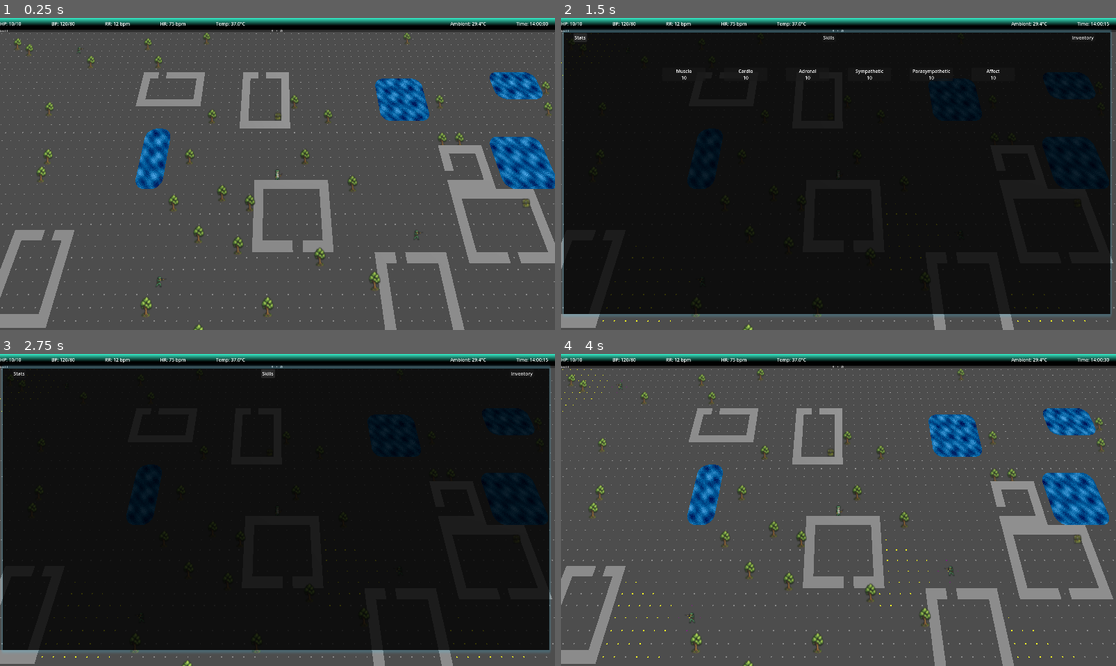
Above: before the commit, frames 1-4 (two rows, left to right).
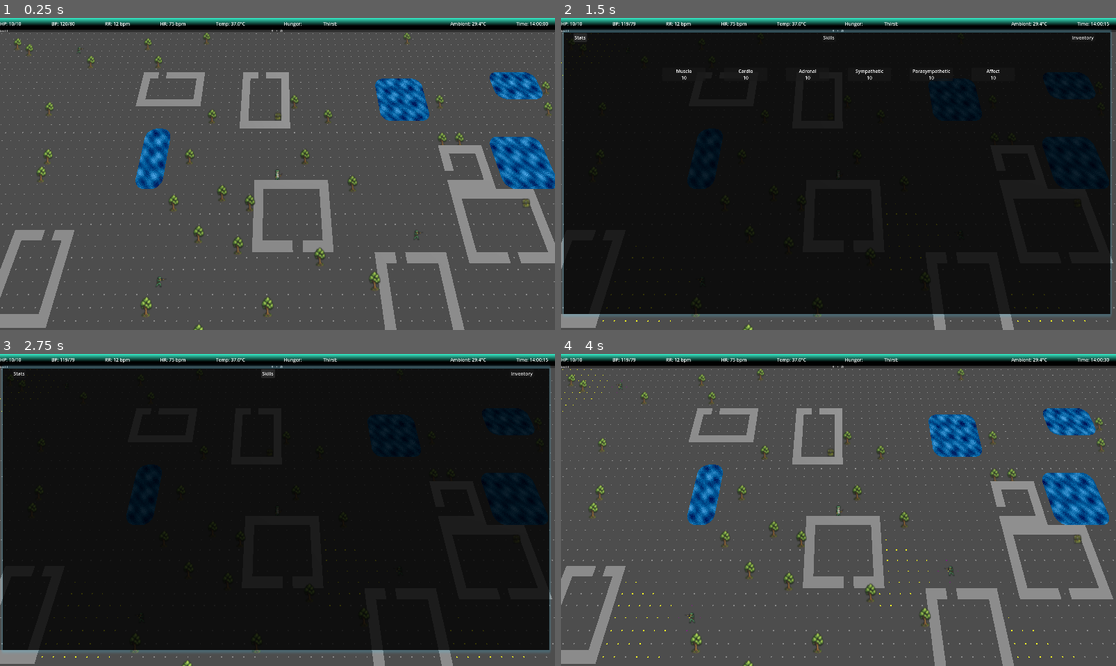
Above: after the commit, the same moments.

Repository: Bigfeta1/ASCIIRogueLike
Game: Godot game, scene res://scenes/main/main_scene.tscn
The game is run twice, just before and just after one commit, with the same random seed, the same clock (stepped at 60 frames per second) and the same inputs.
Inputs (mouse positions are in pixels of both pictures, inside the frame that each line leads up to):
- Up to frame 1 (0.25 s): no input
- Up to frame 2 (1.5 s): tap Enter at 0.5 s; move the mouse to (960, 158) at 0.52 s; hold D 0.53-1.25 s; tap Tab at 0.6 s; click (960, 158) at 0.67 s; tap Space at 0.77 s; click "Stats" at 1.25 s
- Up to frame 3 (2.75 s): click "Skills" at 2 s
- Up to frame 4 (4 s): click "Inventory" at 2.75 s; tap Space at 3.5, 3.77 s; move the mouse to (727, 525) at 3.52 s; hold S from 3.53 s (still down); tap I at 3.6 s

The runs differ from the first frame. In frame 1, less than 0.1% of the frame differs, in the area x 51-61%, y 1-3%; in frame 2, less than 0.1%, in the area x 11-61%, y 1-3%; in frame 3, less than 0.1%; in frame 4, less than 0.1%.

Commit message:
kidneys and heart

Diff:
--- a/scenes/character/character.gd
+++ b/scenes/character/character.gd
@@ -1,4 +1,9 @@
 extends Node3D
+
+const RenalScript := preload("res://scenes/character/character_renal.gd")
+const OrganRegistryScript := preload("res://scenes/character/character_organ_registry.gd")
+const HypothalamusScript := preload("res://scenes/character/character_hypothalamus.gd")
+const CardiovascularScript := preload("res://scenes/character/character_cardiovascular.gd")
 
 enum ActionState { MOVEMENT, LOOK, MENU, INTERACTION }
 enum CharacterType { SURGEON, ENEMY, STRUCTURE }
@@ -44,6 +49,11 @@
 @onready var look_cursor: Node = get_node("LookCursor")
 @onready var interact_cursor: Node = get_node("InteractCursor")
 
+var renal: Node = null
+var organs: Node = null
+var hypothalamus: Node = null
+var cardiovascular: Node = null
+
 
 func _ready() -> void:
 	var scene: Node = get_parent()
@@ -62,6 +72,27 @@
 
 	if character_type == CharacterType.STRUCTURE:
 		return
+
+	organs = OrganRegistryScript.new()
+	organs.name = "CharacterOrganRegistry"
+	add_child(organs)
+
+	renal = RenalScript.new()
+	renal.name = "CharacterRenal"
+	add_child(renal)
+	organs.renal = renal
+
+	hypothalamus = HypothalamusScript.new()
+	hypothalamus.name = "CharacterHypothalamus"
+	add_child(hypothalamus)
+	organs.hypothalamus = hypothalamus
+	hypothalamus.setup(organs)
+
+	cardiovascular = CardiovascularScript.new()
+	cardiovascular.name = "CharacterCardiovascular"
+	add_child(cardiovascular)
+	organs.cardiovascular = cardiovascular
+	cardiovascular.setup(organs, vitals)
 
 	sound.setup(grid_map)
 	interact_cursor.setup(grid_map)
--- /dev/null
+++ b/scenes/character/character_cardiovascular.gd
@@ -0,0 +1,70 @@
+extends Node
+
+# Cardiovascular system — vascular component.
+# Calculates BP and HR from plasma volume via Frank-Starling and baroreceptor reflex.
+# Writes results into CharacterVitals for HUD display.
+# Renal node reads MAP to modulate RPF.
+
+# Baseline reference values (at normal plasma volume of 3750 mL)
+const BASELINE_PLASMA_ML: float = 3750.0
+const BASELINE_SV_ML: float = 99.0        # mL — gives CO=7.425 L/min at HR=75, MAP=93 at SVR=1000
+const BASELINE_HR: float = 75.0           # bpm
+const BASELINE_SVR: float = 1000.0        # dyn·s·cm⁻⁵ — mid-normal range
+const BASELINE_MAP: float = 93.0          # mmHg — (120 + 2×80) / 3
+
+# Live values
+var stroke_volume: float = 99.0           # mL
+var heart_rate: float = 75.0              # bpm
+var cardiac_output: float = 7.425         # L/min
+var systemic_vascular_resistance: float = 1000.0
+var mean_arterial_pressure: float = 93.0  # mmHg
+var bp_systolic: float = 120.0            # mmHg
+var bp_diastolic: float = 80.0            # mmHg
+var pulse_pressure: float = 40.0          # mmHg
+
+var _organs: Node = null
+var _vitals: Node = null
+
+
+func setup(organ_registry: Node, vitals: Node) -> void:
+	_organs = organ_registry
+	_vitals = vitals
+
+
+func tick() -> void:
+	if _organs == null or _organs.renal == null:
+		return
+	var plasma: float = _organs.renal.plasma_fluid
+
+	# Frank-Starling: stroke volume scales with plasma volume.
+	# Linear relationship — at 0 plasma, SV = 0; at baseline, SV = 70 mL.
+	stroke_volume = BASELINE_SV_ML * (plasma / BASELINE_PLASMA_ML)
+
+	# Baroreceptor reflex: compensatory tachycardia as plasma falls.
+	# HR rises inversely with plasma volume, capped at 180 bpm.
+	var plasma_ratio := plasma / BASELINE_PLASMA_ML
+	heart_rate = clampf(BASELINE_HR / plasma_ratio, BASELINE_HR, 180.0)
+
+	# Cardiac output (L/min)
+	cardiac_output = (heart_rate * stroke_volume) / 1000.0
+
+	# SVR rises with dehydration (sympathetic vasoconstriction).
+	# Partially compensates for falling CO to maintain MAP.
+	systemic_vascular_resistance = BASELINE_SVR / plasma_ratio
+
+	# MAP = CO × SVR / 80 (unit conversion factor)
+	mean_arterial_pressure = cardiac_output * systemic_vascular_resistance / 80.0
+
+	# Derive systolic and diastolic from MAP and pulse pressure.
+	# Pulse pressure narrows with hypovolemia (less SV).
+	pulse_pressure = 40.0 * (stroke_volume / BASELINE_SV_ML)
+	# MAP = DBP + 1/3 PP  →  DBP = MAP - PP/3
+	bp_diastolic = mean_arterial_pressure - (pulse_pressure / 3.0)
+	bp_systolic = bp_diastolic + pulse_pressure
+
+	# Write into vitals for HUD display.
+	if _vitals != null:
+		_vitals.bp_systolic = roundi(bp_systolic)
+		_vitals.bp_diastolic = roundi(bp_diastolic)
+		_vitals.hr = roundi(heart_rate)
+		_vitals._refresh_ui()
--- /dev/null
+++ b/scenes/character/character_hypothalamus.gd
@@ -0,0 +1,75 @@
+extends Node
+
+# Hypothalamus — senses plasma osmolality and substrate levels.
+# Emits signals that downstream systems (UI, behavior, vitals) connect to.
+
+signal thirst_triggered
+signal thirst_resolved
+signal dehydrated_triggered
+signal dehydrated_resolved
+signal severely_dehydrated_triggered
+signal severely_dehydrated_resolved
+signal hunger_triggered
+signal hunger_resolved
+
+# Osmolality thresholds (mOsm/kg)
+const THIRST_THRESHOLD: float = 290.0
+const THIRST_RESOLVE: float = 287.0
+const DEHYDRATED_THRESHOLD: float = 295.0
+const DEHYDRATED_RESOLVE: float = 292.0
+const SEVERELY_DEHYDRATED_THRESHOLD: float = 310.0
+const SEVERELY_DEHYDRATED_RESOLVE: float = 306.0
+
+# Glucose thresholds (mg/dL) — hunger
+const HUNGER_THRESHOLD: float = 70.0
+const HUNGER_RESOLVE: float = 90.0
+
+var plasma_osmolality: float = 285.0
+var is_thirsty: bool = false
+var is_dehydrated: bool = false
+var is_severely_dehydrated: bool = false
+var is_hungry: bool = false
+
+var _organs: Node = null
+
+
+func setup(organ_registry: Node) -> void:
+	_organs = organ_registry
+
+
+func tick() -> void:
+	_sense_osmolality()
+	_sense_glucose()
+
+
+func _sense_osmolality() -> void:
+	if _organs == null or _organs.renal == null:
+		return
+	var renal: Node = _organs.renal
+	plasma_osmolality = renal.plasma_osmolality
+
+	if not is_thirsty and plasma_osmolality > THIRST_THRESHOLD:
+		is_thirsty = true
+		thirst_triggered.emit()
+	elif is_thirsty and plasma_osmolality < THIRST_RESOLVE:
+		is_thirsty = false
+		thirst_resolved.emit()
+
+	if not is_dehydrated and plasma_osmolality > DEHYDRATED_THRESHOLD:
+		is_dehydrated = true
+		dehydrated_triggered.emit()
+	elif is_dehydrated and plasma_osmolality < DEHYDRATED_RESOLVE:
+		is_dehydrated = false
+		dehydrated_resolved.emit()
+
+	if not is_severely_dehydrated and plasma_osmolality > SEVERELY_DEHYDRATED_THRESHOLD:
+		is_severely_dehydrated = true
+		severely_dehydrated_triggered.emit()
+	elif is_severely_dehydrated and plasma_osmolality < SEVERELY_DEHYDRATED_RESOLVE:
+		is_severely_dehydrated = false
+		severely_dehydrated_resolved.emit()
+
+
+func _sense_glucose() -> void:
+	# Placeholder — will wire to metabolic organ when implemented.
+	pass
--- a/scenes/character/character_interaction.gd
+++ b/scenes/character/character_interaction.gd
@@ -39,6 +39,10 @@
 
 var pending_action: String = ""
 var pending_target: Node = null
+
+var _renal_debug_panel: Control = null
+var _hypothalamus_debug_panel: Control = null
+var _cardiovascular_debug_panel: Control = null
 
 
 func _ready() -> void:
@@ -179,6 +183,18 @@
 				_look_cursor.activate()
 			else:
 				_look_cursor.deactivate()
+		KEY_F12:
+			if _renal_debug_panel != null:
+				_character.movement.moved.disconnect(_refresh_renal_debug)
+				_character.movement.waited.disconnect(_refresh_renal_debug)
+				_renal_debug_panel.queue_free()
+				_renal_debug_panel = null
+				_hypothalamus_debug_panel.queue_free()
+				_hypothalamus_debug_panel = null
+				_cardiovascular_debug_panel.queue_free()
+				_cardiovascular_debug_panel = null
+			else:
+				_show_renal_debug()
 		KEY_Q, KEY_ESCAPE:
 			if pending_target != null:
 				pending_action = ""
@@ -687,6 +703,95 @@
 	_interact_cursor.activate()
 
 
+func _show_renal_debug() -> void:
+	if _character.renal == null:
+		return
+	var canvas_layer: CanvasLayer = _character.get_parent().get_node("CanvasLayer")
+
+	var renal_panel := PanelContainer.new()
+	renal_panel.position = Vector2(10, 60)
+	var renal_label := Label.new()
+	renal_label.add_theme_font_size_override("font_size", 14)
+	renal_panel.add_child(renal_label)
+	canvas_layer.add_child(renal_panel)
+	_renal_debug_panel = renal_panel
+
+	var hypo_panel := PanelContainer.new()
+	hypo_panel.position = Vector2(310, 60)
+	var hypo_label := Label.new()
+	hypo_label.add_theme_font_size_override("font_size", 14)
+	hypo_panel.add_child(hypo_label)
+	canvas_layer.add_child(hypo_panel)
+	_hypothalamus_debug_panel = hypo_panel
+
+	var cardio_panel := PanelContainer.new()
+	cardio_panel.position = Vector2(610, 60)
+	var cardio_label := Label.new()
+	cardio_label.add_theme_font_size_override("font_size", 14)
+	cardio_panel.add_child(cardio_label)
+	canvas_layer.add_child(cardio_panel)
+	_cardiovascular_debug_panel = cardio_panel
+
+	_refresh_renal_debug()
+	_character.movement.moved.connect(_refresh_renal_debug)
+	_character.movement.waited.connect(_refresh_renal_debug)
+
+
+func _refresh_renal_debug() -> void:
+	if _renal_debug_panel == null:
+		return
+	var renal: Node = _character.renal
+	renal.tick()
+	var renal_label: Label = _renal_debug_panel.get_child(0)
+	renal_label.text = (
+		"[RENAL DEBUG]\n"
+		+ "Body Mass:        %.1f kg\n" % renal.body_mass
+		+ "Total Body Water: %.0f mL\n" % renal.total_body_water
+		+ "Intracellular:    %.0f mL\n" % renal.intracellular_fluid
+		+ "Extracellular:    %.0f mL\n" % renal.extracellular_fluid
+		+ "  Interstitial:   %.0f mL\n" % renal.interstitial_fluid
+		+ "  Plasma:         %.0f mL\n" % renal.plasma_fluid
+		+ "Renal Blood Flow: %.0f mL/min\n" % renal.renal_blood_flow
+		+ "Renal Plasma Flow:%.0f mL/min\n" % renal.renal_plasma_flow
+		+ "Net Filtration:   %.1f mmHg\n" % renal.net_filtration
+		+ "GFR:              %.1f mL/min\n" % renal.gfr
+		+ "FF:               %.3f\n" % renal.ff
+		+ "Plasma Creatinine:%.4f mg/mL\n" % renal.plasma_creatinine
+		+ "Urine Creatinine: %.1f mg/day\n" % renal.urine_creatinine
+	)
+
+	if _hypothalamus_debug_panel == null:
+		return
+	var hypo: Node = _character.hypothalamus
+	var hypo_label: Label = _hypothalamus_debug_panel.get_child(0)
+	hypo_label.text = (
+		"[HYPOTHALAMUS DEBUG]\n"
+		+ "Plasma Osmolality:    %.1f mOsm/kg\n" % renal.plasma_osmolality
+		+ "Plasma Na:            %.1f mEq/L\n" % renal.plasma_sodium
+		+ "Plasma Glucose:       %.1f mg/dL\n" % renal.plasma_glucose
+		+ "Plasma BUN:           %.1f mg/dL\n" % renal.plasma_bun
+		+ "Thirsty:              %s\n" % str(hypo.is_thirsty)
+		+ "Dehydrated:           %s\n" % str(hypo.is_dehydrated)
+		+ "Severely Dehydrated:  %s\n" % str(hypo.is_severely_dehydrated)
+		+ "Hungry:               %s\n" % str(hypo.is_hungry)
+	)
+
+	if _cardiovascular_debug_panel == null:
+		return
+	var cardio: Node = _character.cardiovascular
+	var cardio_label: Label = _cardiovascular_debug_panel.get_child(0)
+	cardio_label.text = (
+		"[CARDIOVASCULAR DEBUG]\n"
+		+ "Stroke Volume:  %.1f mL\n" % cardio.stroke_volume
+		+ "Heart Rate:     %.0f bpm\n" % cardio.heart_rate
+		+ "Cardiac Output: %.2f L/min\n" % cardio.cardiac_output
+		+ "SVR:            %.0f dyn·s·cm⁻⁵\n" % cardio.systemic_vascular_resistance
+		+ "MAP:            %.1f mmHg\n" % cardio.mean_arterial_pressure
+		+ "BP:             %.0f/%.0f mmHg\n" % [cardio.bp_systolic, cardio.bp_diastolic]
+		+ "Pulse Pressure: %.1f mmHg\n" % cardio.pulse_pressure
+	)
+
+
 func _execute_drop() -> void:
 	if _drop_item_id == "":
 		return
--- /dev/null
+++ b/scenes/character/character_organ_registry.gd
@@ -0,0 +1,10 @@
+extends Node
+
+# Central reference point for all organ subsystem nodes.
+# Populated by character._ready() after dynamic instantiation.
+# Other systems read organs through here rather than reaching into character.gd directly.
+
+var renal: Node = null
+var hypothalamus: Node = null
+var cardiovascular: Node = null
+# Future organs: metabolic, hepatic, pulmonary, etc.
--- /dev/null
+++ b/scenes/character/character_renal.gd
@@ -0,0 +1,160 @@
+extends Node
+
+# Fluid compartments and GFR — ported from Renal_Dynamics GML (VitalSignsRevised2)
+
+# Body
+var body_mass: float = 75.0  # kg
+var dry_mass: float = 0.0   # 40% of starting body_mass — floor when fully dehydrated
+
+# Fluid compartments (mL)
+var total_body_water: float = 0.0
+var intracellular_fluid: float = 0.0
+var extracellular_fluid: float = 0.0
+var interstitial_fluid: float = 0.0
+var plasma_fluid: float = 0.0
+
+# Renal blood/plasma flow
+var renal_blood_flow: float = 1200.0  # mL/min
+var renal_plasma_flow: float = 0.0
+
+# Filtration pressures (mmHg)
+var hp_capillary: float = 60.0
+var hp_bowman: float = 25.0
+var op_capillary: float = 25.0
+var op_bowman: float = 5.0
+var efferent_arteriole_diameter: float = 20.0  # micrometers
+
+var net_filtration: float = 0.0
+
+# GFR
+var filtration_fraction: float = 0.2
+var gfr: float = 0.0
+var ff: float = 0.0
+
+# Creatinine
+var plasma_creatinine: float = 0.01   # mg/mL
+var urine_creatinine: float = 110.0   # mg/dL
+var creatinine_clearance: float = 120.0  # mL/min
+var urine_flow_rate: float = 1.0      # mL/min
+
+# Hematocrit assumed normal — will wire to vitals/blood later
+var hematocrit: float = 0.45
+
+# Plasma solutes — fixed total amounts, concentration rises as plasma shrinks
+var total_plasma_sodium: float = 0.0   # mmol
+var total_plasma_glucose: float = 0.0  # mg
+var total_plasma_bun: float = 0.0      # mg
+
+# Derived plasma concentrations
+var plasma_sodium: float = 138.0       # mEq/L
+var plasma_glucose: float = 90.0       # mg/dL
+var plasma_bun: float = 14.0           # mg/dL
+var plasma_osmolality: float = 285.0   # mOsm/kg
+
+# ICF solutes — fixed total, used to track ICF osmolality as volume changes
+var total_icf_solutes: float = 0.0  # mOsm
+
+const DEFAULT_ACTION_COST_ML: float = 0.434  # 2.5L/day ÷ 5760 turns/day
+var pending_plasma_cost: float = DEFAULT_ACTION_COST_ML
+
+
+func _ready() -> void:
+	# Compute baseline compartments and seed plasma_fluid once.
+	dry_mass = body_mass * 0.4
+	total_body_water = body_mass * 0.6 * 1000.0
+	intracellular_fluid = (2.0 / 3.0) * total_body_water
+	extracellular_fluid = (1.0 / 3.0) * total_body_water
+	interstitial_fluid = (3.0 / 4.0) * extracellular_fluid
+	plasma_fluid = (1.0 / 4.0) * extracellular_fluid
+
+	# Seed plasma solute totals.
+	var plasma_liters := plasma_fluid * 0.001
+	var plasma_dl := plasma_fluid * 0.01
+	total_plasma_sodium = plasma_sodium * plasma_liters
+	total_plasma_glucose = plasma_glucose * plasma_dl
+	total_plasma_bun = plasma_bun * plasma_dl
+	# ICF solutes seeded at isotonic baseline — fixed, only volume changes.
+	total_icf_solutes = intracellular_fluid * 0.001 * 285.0
+
+
+func consume_action_cost() -> void:
+	# Step 1: plasma loses free water.
+	plasma_fluid -= pending_plasma_cost
+
+	# Step 2: recalculate plasma osmolality immediately after loss
+	# so the gradient is current before we compute the ICF shift.
+	var plasma_liters := plasma_fluid * 0.001
+	var current_plasma_osm := 285.0
+	if plasma_liters > 0.0:
+		var na := total_plasma_sodium / plasma_liters
+		var gluc := total_plasma_glucose / (plasma_fluid * 0.01)
+		var bun := total_plasma_bun / (plasma_fluid * 0.01)
+		current_plasma_osm = (2.0 * na) + (gluc / 18.0) + (bun / 2.8)
+
+	# Step 3: elevated ECF osmolality pulls water out of ICF into ECF.
+	# Shift is proportional to the gradient. ICF osmolality is approximated
+	# as 285 mOsm/kg at baseline — it rises as it loses volume too.
+	var icf_osm := total_icf_solutes / (intracellular_fluid * 0.001) if intracellular_fluid > 0.0 else 285.0
+	var gradient := current_plasma_osm - icf_osm
+	var icf_shift := 0.0
+	if gradient > 0.0:
+		# Shift scaled by gradient magnitude. At 1-2% rise (~3-6 mOsm) a meaningful
+		# but partial shift occurs. Capped at what ICF can provide.
+		icf_shift = minf(pending_plasma_cost * (gradient / 285.0), intracellular_fluid)
+		intracellular_fluid -= icf_shift
+		plasma_fluid += icf_shift
+
+	if plasma_fluid < 0.0:
+		plasma_fluid = 0.0
+	if intracellular_fluid < 0.0:
+		intracellular_fluid = 0.0
+
+	# Interstitial follows ECF proportionally (3:1 ratio within ECF is maintained).
+	extracellular_fluid = plasma_fluid + interstitial_fluid
+	interstitial_fluid = (3.0 / 4.0) * extracellular_fluid
+	plasma_fluid = (1.0 / 4.0) * extracellular_fluid
+	total_body_water = intracellular_fluid + extracellular_fluid
+	body_mass = maxf(dry_mass + (total_body_water / 1000.0), dry_mass)
+	pending_plasma_cost = DEFAULT_ACTION_COST_ML
+
+
+func tick() -> void:
+	# Compartment volumes are tracked live via consume_action_cost().
+	# tick() recalculates concentrations, osmolality, GFR, and filtration pressures.
+
+	# Recalculate concentrations from fixed solute totals and current plasma volume.
+	var plasma_liters := plasma_fluid * 0.001
+	var plasma_dl := plasma_fluid * 0.01
+	if plasma_liters > 0.0:
+		plasma_sodium = total_plasma_sodium / plasma_liters
+		plasma_glucose = total_plasma_glucose / plasma_dl
+		plasma_bun = total_plasma_bun / plasma_dl
+
+	# Plasma osmolality: Posm = 2×Na + glucose/18 + BUN/2.8
+	plasma_osmolality = (2.0 * plasma_sodium) + (plasma_glucose / 18.0) + (plasma_bun / 2.8)
+
+	# RPF scales directly with plasma volume. 660 mL/min at baseline 3750 mL plasma.
+	renal_plasma_flow = plasma_fluid * 0.176
+	renal_blood_flow = renal_plasma_flow / (1.0 - hematocrit)
+
+	var efferent_effect := -(efferent_arteriole_diameter - 20.0)
+	var h_gradient := hp_capillary - hp_bowman
+	var o_gradient := op_capillary - op_bowman
+	net_filtration = h_gradient - o_gradient - (efferent_effect / 30.0)
+
+	# GFR calculated first so creatinine clearance uses current value.
+	gfr = renal_plasma_flow * filtration_fraction + ((net_filtration - 15.0) / 2.0)
+	ff = gfr / renal_plasma_flow if renal_plasma_flow > 0.0 else 0.0
+
+	# Creatinine balance per turn (1 turn = 15 seconds = 0.25 min).
+	# Production seeded at steady state: GFR_baseline × creatinine_baseline × 0.25 min.
+	# GFR_baseline = 660 × 0.2 + (10-15)/2 = 132 - 2.5 = 129.5 mL/min
+	# production = 129.5 × 0.01 × 0.25 = 0.324 mg/turn
+	var production_per_turn := 0.324
+	var clearance_per_turn := gfr * plasma_creatinine * 0.25
+	var delta_mg := production_per_turn - clearance_per_turn
+	if plasma_fluid > 0.0:
+		plasma_creatinine += delta_mg / plasma_fluid
+	if plasma_creatinine < 0.0:
+		plasma_creatinine = 0.0
+	urine_creatinine = gfr * plasma_creatinine * 1440.0  # mg/day cleared
--- a/scenes/main/main_scene.tscn
+++ b/scenes/main/main_scene.tscn
@@ -154,6 +154,21 @@
 text = "x"
 label_settings = SubResource("LabelSettings_a4cr6")
 
+[node name="Food" type="HBoxContainer" parent="CanvasLayer/TopBar"]
+layout_mode = 0
+offset_left = 982.0
+offset_right = 1168.0
+offset_bottom = 40.0
+theme_override_constants/separation = 74
+
+[node name="HungerLabel" type="Label" parent="CanvasLayer/TopBar/Food"]
+layout_mode = 2
+text = "Hunger:"
+
+[node name="ThirstLabel" type="Label" parent="CanvasLayer/TopBar/Food"]
+layout_mode = 2
+text = "Thirst:"
+
 [node name="LookModeInfo" type="Control" parent="CanvasLayer"]
 layout_mode = 3
 anchors_preset = 0
--- a/scripts/turn_order.gd
+++ b/scripts/turn_order.gd
@@ -37,6 +37,13 @@
 func _on_player_waited() -> void:
 	current_turn_state = TurnState.MAP_TURN
 	turn_changed.emit(TurnState.PLAYER_TURN, TurnState.MAP_TURN)
+	if _player.renal != null:
+		_player.renal.consume_action_cost()
+		_player.renal.tick()
+	if _player.cardiovascular != null:
+		_player.cardiovascular.tick()
+	if _player.hypothalamus != null:
+		_player.hypothalamus.tick()
 	await get_tree().create_timer(0.1).timeout
 	for enemy in _enemies:
 		var ai: Node = enemy.get_node("CharacterAI")
@@ -53,6 +60,13 @@
 func _on_player_moved() -> void:
 	current_turn_state = TurnState.MAP_TURN
 	turn_changed.emit(TurnState.PLAYER_TURN, TurnState.MAP_TURN)
+	if _player.renal != null:
+		_player.renal.consume_action_cost()
+		_player.renal.tick()
+	if _player.cardiovascular != null:
+		_player.cardiovascular.tick()
+	if _player.hypothalamus != null:
+		_player.hypothalamus.tick()
 	_player_actions.spend_action()
 	if _player_actions.has_bonus_turn():
 		_player_actions.consume_bonus_turn()
Not shown, added: scenes/character/character_cardiovascular.gd.uid
Not shown, added: scenes/character/character_hypothalamus.gd.uid
Not shown, added: scenes/character/character_organ_registry.gd.uid
Not shown, added: scenes/character/character_renal.gd.uid
